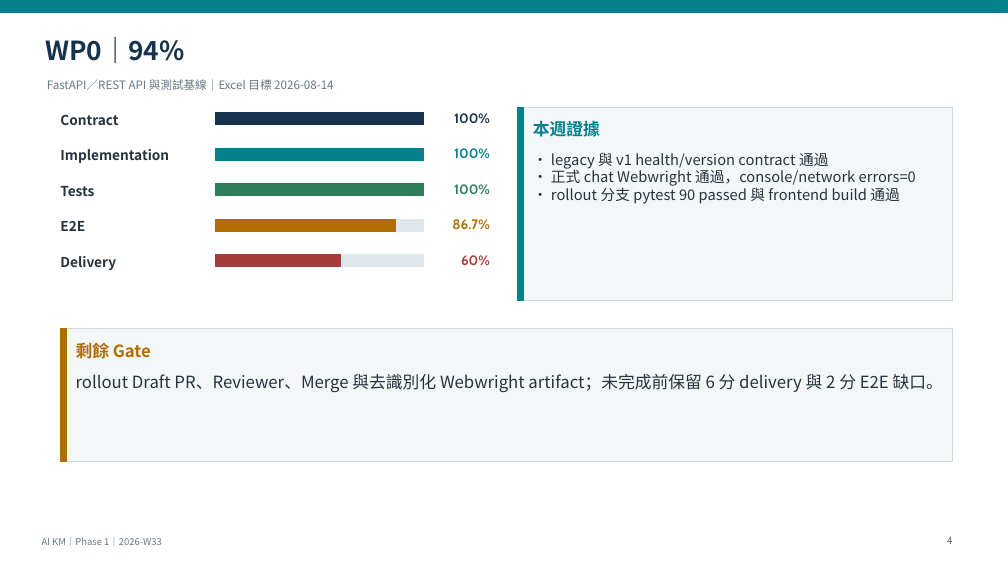
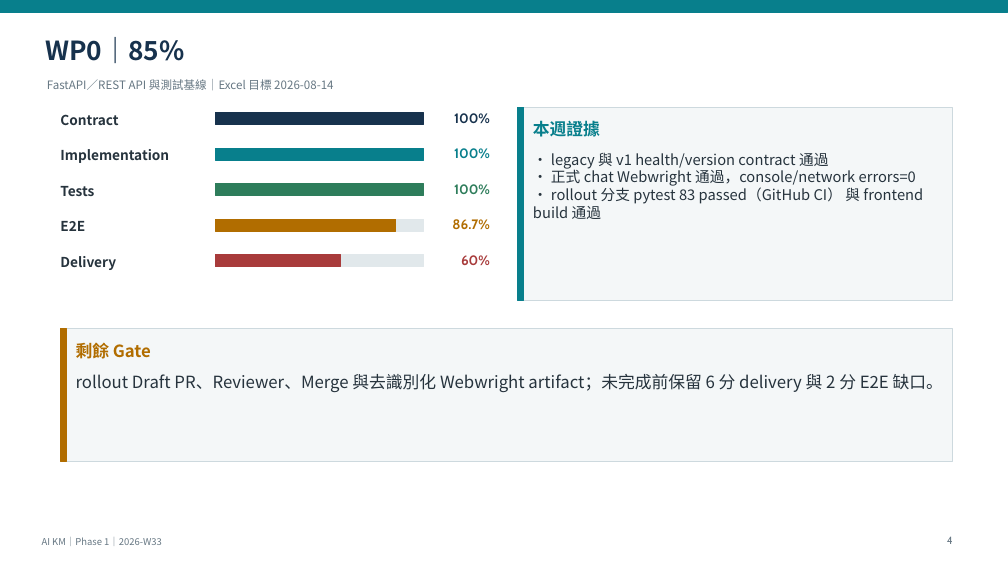
Before and after one commit to kyocarlos/knowledge-base-agent-source, a slide deck: slide 4 of docs/AI-KM-Phase1-Weekly-2026-W33-v2.6.pptx. Drawn at 1008x567 pixels with LibreOffice and Linux fonts; fonts in the diff are those of the drawing. Boxes give left, top, right and bottom in pixels: in the first picture for what was removed or moved away, otherwise in the second. Text is boxed around its words. In the diff, an @@ line names an element or a change of style, - is before the commit and + after.

```diff
--- a/docs/AI-KM-Phase1-Weekly-2026-W33-v2.6.pptx
+++ b/docs/AI-KM-Phase1-Weekly-2026-W33-v2.6.pptx
@@ text at (45, 37, 184, 63): text changed @@
-WP0｜94%
+WP0｜85%
@@ text at (533, 185, 923, 219): text changed @@
-• rollout 分支 pytest 90 passed 與 frontend build 通過
+• rollout 分支 pytest 83 passed（GitHub CI） 與 frontend build 通過
```
Also in this commit, not shown: 4 other slides changed, 3 other files.
